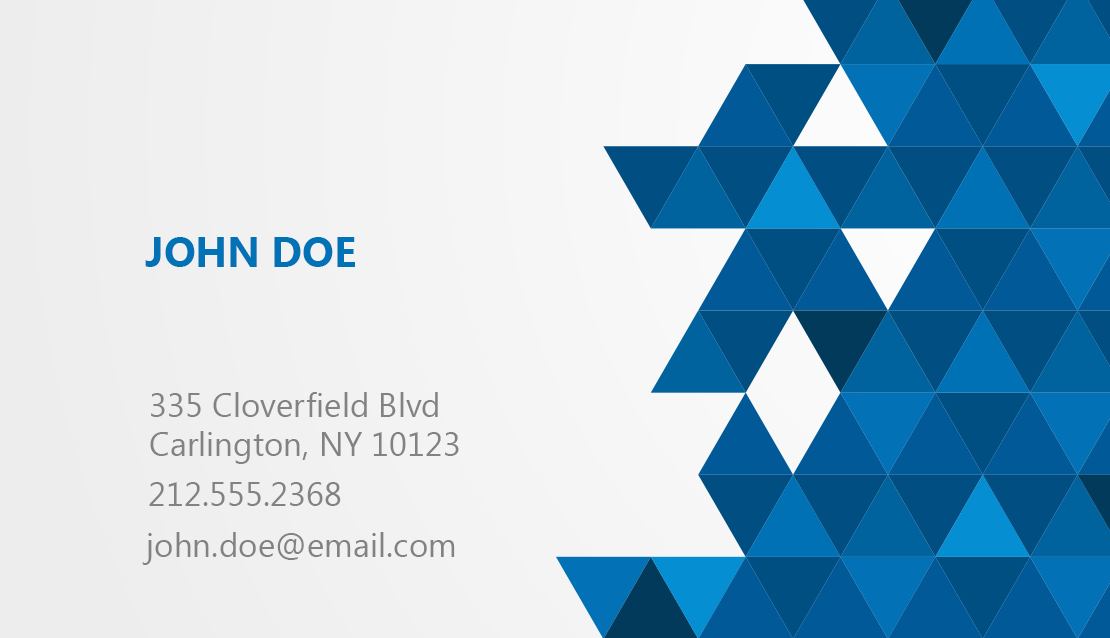
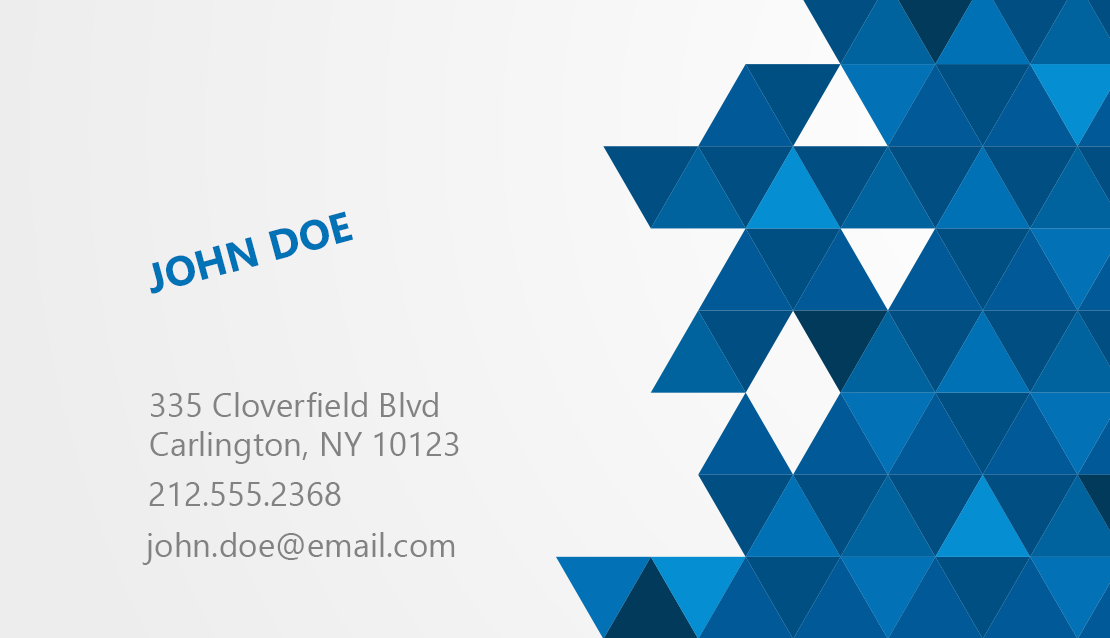
Layer changes from the first 1110 × 638 image to the second:
painted on "Name" over [145,211,355,294]
painted on "Phone" over [149,482,341,506]
painted on "Address" over [151,393,459,456]
